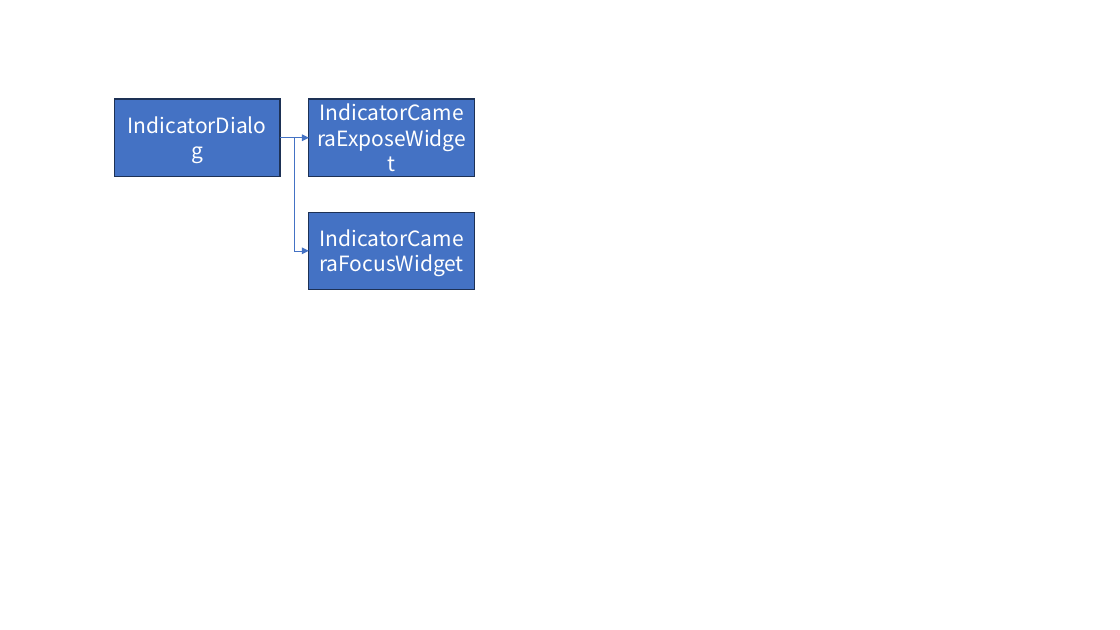
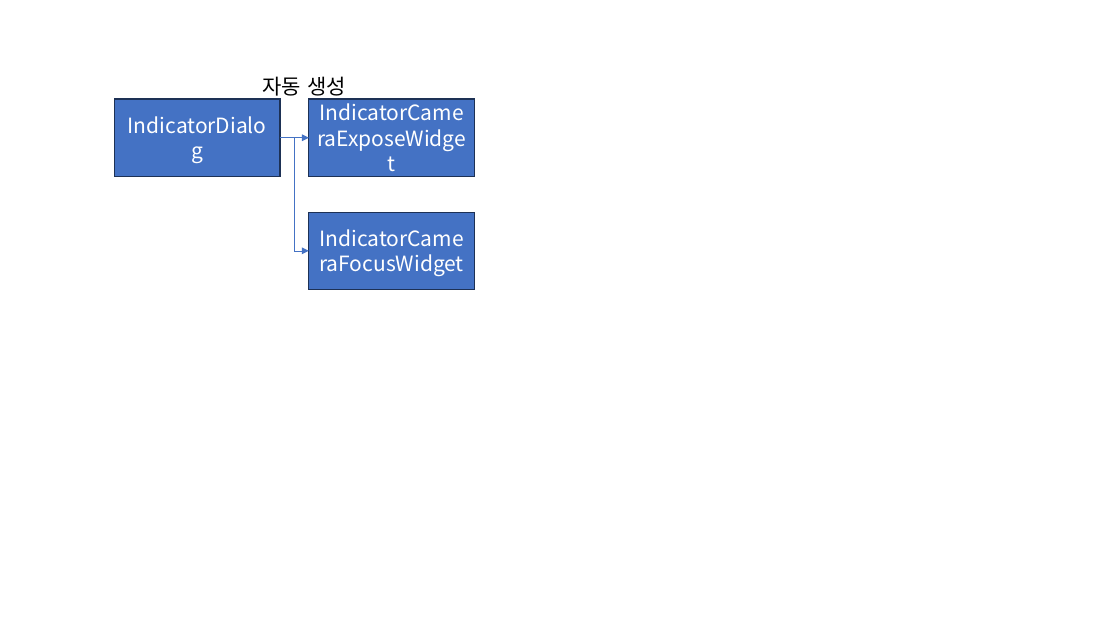
Before and after one commit to wruwami/TPCAM-M30, a slide deck: slide 4 of doc/TPCAM-M30 클래스 흐름도.pptx. Drawn at 1120x630 pixels with LibreOffice and Linux fonts; fonts in the diff are those of the drawing. Boxes give left, top, right and bottom in pixels: in the first picture for what was removed or moved away, otherwise in the second. Text is boxed around its words. In the diff, an @@ line names an element or a change of style, - is before the commit and + after.

```diff
--- a/doc/TPCAM-M30 클래스 흐름도.pptx
+++ b/doc/TPCAM-M30 클래스 흐름도.pptx
@@ text added at (262, 76, 346, 99), 18 pt, text #000000 @@
+자동 생성
```
Also in this commit, not shown: 6 other slides changed.
